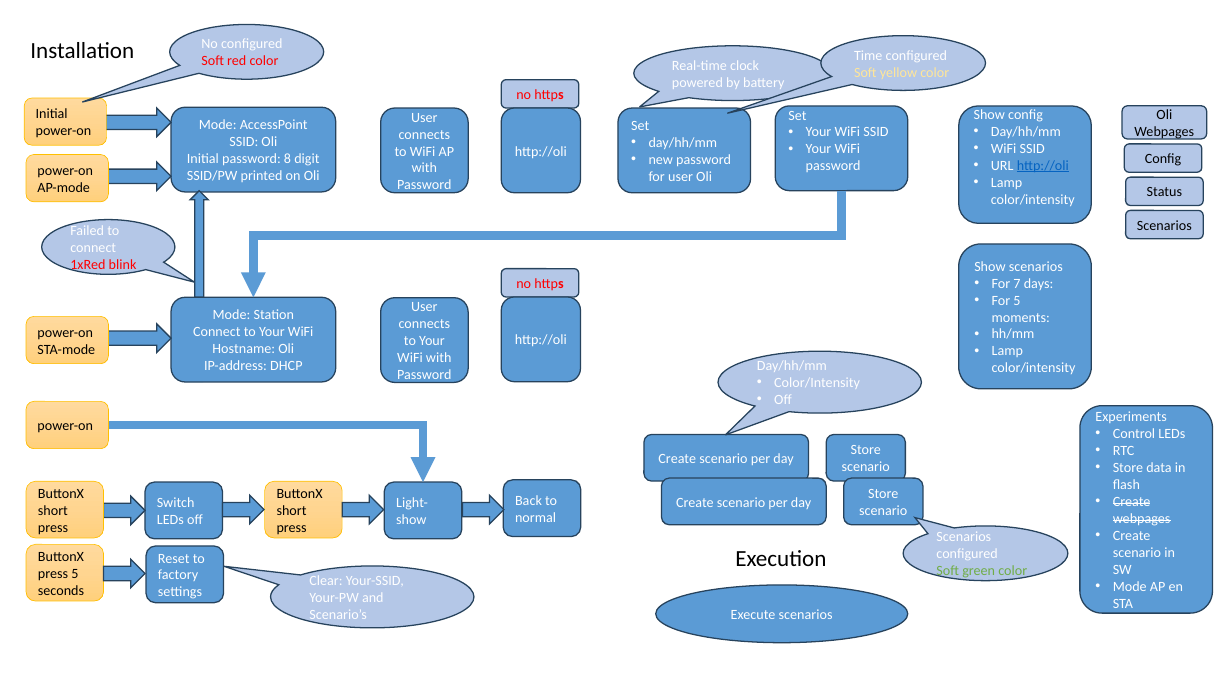
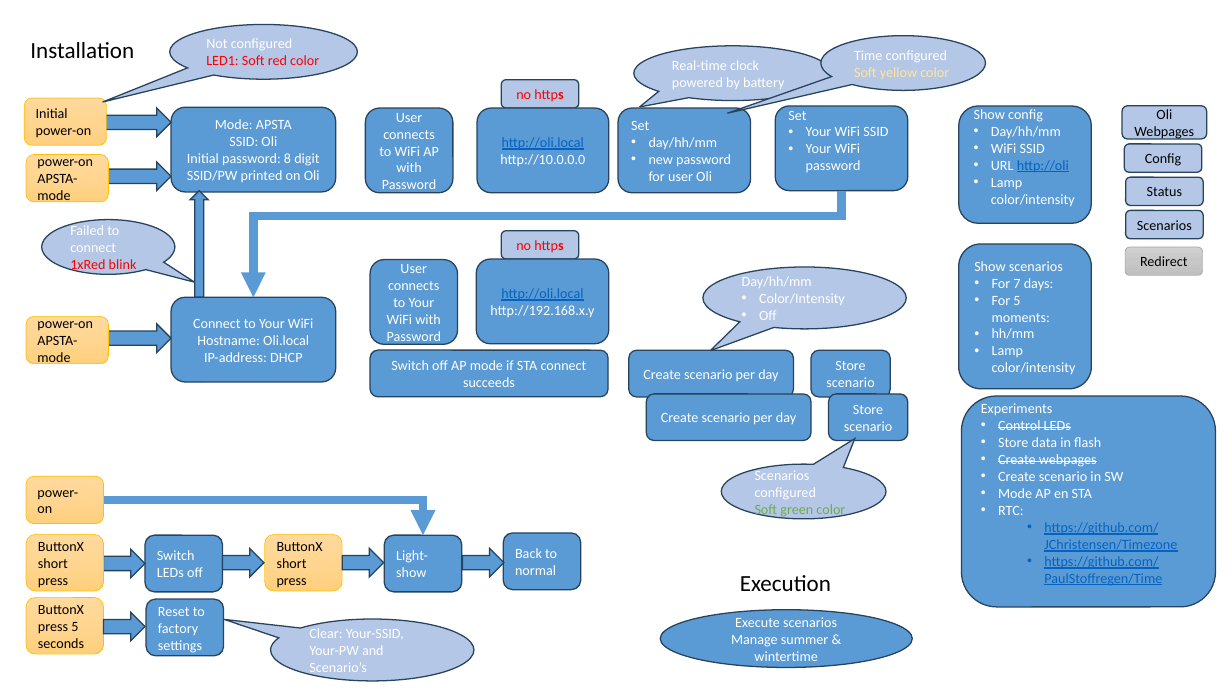
Before and after one commit to EJvdL/Oli, a slide deck: slide 1 of Oli.pptx. Drawn at 1232x693 pixels with LibreOffice and Linux fonts; fonts in the diff are those of the drawing. Boxes give left, top, right and bottom in pixels: in the first picture for what was removed or moved away, otherwise in the second. Text is boxed around its words. In the diff, an @@ line names an element or a change of style, - is before the commit and + after.

```diff
--- a/Oli.pptx
+++ b/Oli.pptx
@@ speech bubble "Not configured": place and size @@
-speech bubble "Not configured" at bbox=[170, 24, 324, 79]
+speech bubble "Not configured" at bbox=[170, 24, 358, 79]
@@ speech bubble "Not configured" at bbox=[170, 24, 358, 79]: proportions changed @@
@@ text in speech bubble at bbox=[206, 38, 319, 65]: text changed; text colour #FFFFFF to #FF0000 @@
-No configured
-Soft red color
+Not configured
+LED1: Soft red color
@@ text in rounded rectangle at bbox=[215, 119, 292, 129]: text changed @@
-Mode: AccessPoint
+Mode: APSTA
@@ rounded rectangle "User connects to WiFi AP ...": place and size @@
-rounded rectangle "User connects to WiFi AP ..." at bbox=[381, 108, 469, 193]
+rounded rectangle "User connects to WiFi AP ..." at bbox=[365, 108, 453, 193]
@@ rounded rectangle "http://oli.local": place and size @@
-rounded rectangle "http://oli.local" at bbox=[502, 108, 581, 193]
+rounded rectangle "http://oli.local" at bbox=[477, 108, 609, 193]
@@ text in rounded rectangle at bbox=[500, 137, 585, 166]: text changed; text colour #FFFFFF to #0563C1 @@
-http://oli
+http://oli.local
+http://10.0.0.0
@@ text in rounded rectangle at bbox=[37, 174, 77, 204]: text changed @@
-AP-mode
+APSTA-mode
@@ elbow arrow (842, 190) - (253, 298): route changed @@
@@ rounded rectangle "no https": place and size @@
-rounded rectangle "no https" at bbox=[502, 269, 579, 298]
+rounded rectangle "no https" at bbox=[502, 231, 579, 260]
@@ rounded rectangle "User connects to Your WiFi ...": place and size @@
-rounded rectangle "User connects to Your WiFi ..." at bbox=[381, 298, 469, 383]
+rounded rectangle "User connects to Your WiFi ..." at bbox=[371, 260, 458, 345]
@@ rounded rectangle "http://oli.local": place and size @@
-rounded rectangle "http://oli.local" at bbox=[502, 297, 581, 382]
+rounded rectangle "http://oli.local" at bbox=[476, 259, 609, 344]
@@ rounded rectangle added at bbox=[1126, 247, 1203, 275], fill gradient #D2D2D2 to #C8C8C8 to #C0C0C0, outline #A5A5A5 0.5 pt, 11 pt, text #000000 @@
+Redirect
@@ text in rounded rectangle at bbox=[490, 288, 594, 317]: text changed @@
-http://oli
+http://oli.local
+http://192.168.x.y
@@ text in rounded rectangle at bbox=[213, 309, 294, 319]: paragraph removed @@
-Mode: Station
@@ text in rounded rectangle at bbox=[37, 336, 77, 366]: text changed @@
-STA-mode
+APSTA-mode
@@ text in rounded rectangle at bbox=[197, 335, 309, 345]: text changed @@
-Hostname: Oli
+Hostname: Oli.local
@@ rounded rectangle added at bbox=[371, 350, 609, 396], fill #5B9BD5, outline #28445D 1 pt, 11 pt, text #FFFFFF @@
+Switch off AP mode if STA connect succeeds
@@ speech bubble "Scenarios configured" at bbox=[722, 464, 886, 518]: proportions changed @@
@@ speech bubble "Scenarios configured": place and size @@
-speech bubble "Scenarios configured" at bbox=[904, 526, 1068, 580]
+speech bubble "Scenarios configured" at bbox=[722, 464, 886, 518]
@@ 4 rounded rectangles, 1 speech bubble: place and size @@
-4 rounded rectangles, 1 speech bubble at bbox=[644, 351, 923, 524]
+4 rounded rectangles, 1 speech bubble at bbox=[628, 267, 909, 440]
@@ rounded rectangle "Experiments": place and size @@
-rounded rectangle "Experiments" at bbox=[1080, 406, 1214, 613]
+rounded rectangle "Experiments" at bbox=[962, 396, 1216, 607]
@@ text in rounded rectangle at bbox=[998, 420, 1071, 430]: strikethrough on in "Control LEDs" @@
@@ text in rounded rectangle at bbox=[1113, 446, 1135, 455]: paragraph removed @@
-• RTC
@@ rounded rectangle "power-on": place and size @@
-rounded rectangle "power-on" at bbox=[26, 401, 108, 448]
+rounded rectangle "power-on" at bbox=[26, 476, 104, 523]
@@ elbow arrow moved from (108, 425) - (423, 482) to (104, 500) - (423, 535) @@
@@ text in rounded rectangle at bbox=[998, 506, 1177, 585]: paragraphs added @@
+• RTC:
+  • https://github.com/JChristensen/Timezone
+  • https://github.com/PaulStoffregen/Time
@@ 2 rounded rectangles, 1 speech bubble: place and size @@
-2 rounded rectangles, 1 speech bubble at bbox=[26, 482, 474, 628]
+2 rounded rectangles, 1 speech bubble at bbox=[26, 534, 474, 681]
@@ text "Execution": place and size @@
-text "Execution" at bbox=[735, 550, 826, 566]
+text "Execution" at bbox=[740, 575, 831, 591]
@@ 5 rounded rectangles, 5 right arrows: place and size @@
-5 rounded rectangles, 5 right arrows at bbox=[26, 480, 581, 603]
+5 rounded rectangles, 5 right arrows at bbox=[26, 533, 581, 655]
@@ ellipse "Execute scenarios": place and size @@
-ellipse "Execute scenarios" at bbox=[656, 585, 909, 642]
+ellipse "Execute scenarios" at bbox=[661, 610, 913, 667]
@@ text in ellipse at bbox=[731, 635, 828, 661]: paragraph added @@
+Manage summer & wintertime
```
Also in this commit, not shown: 1 slide added, 12 other files.
